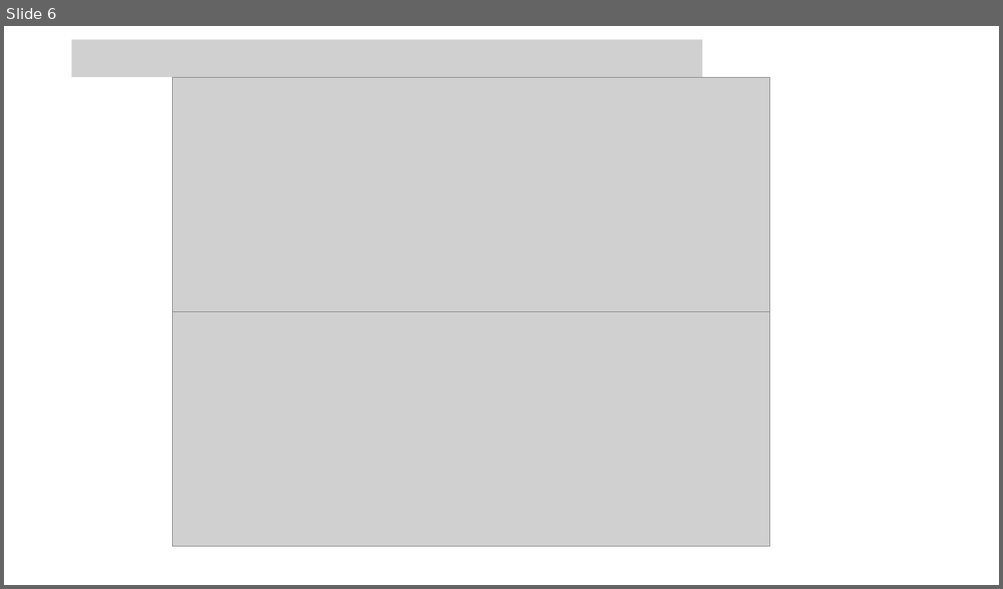
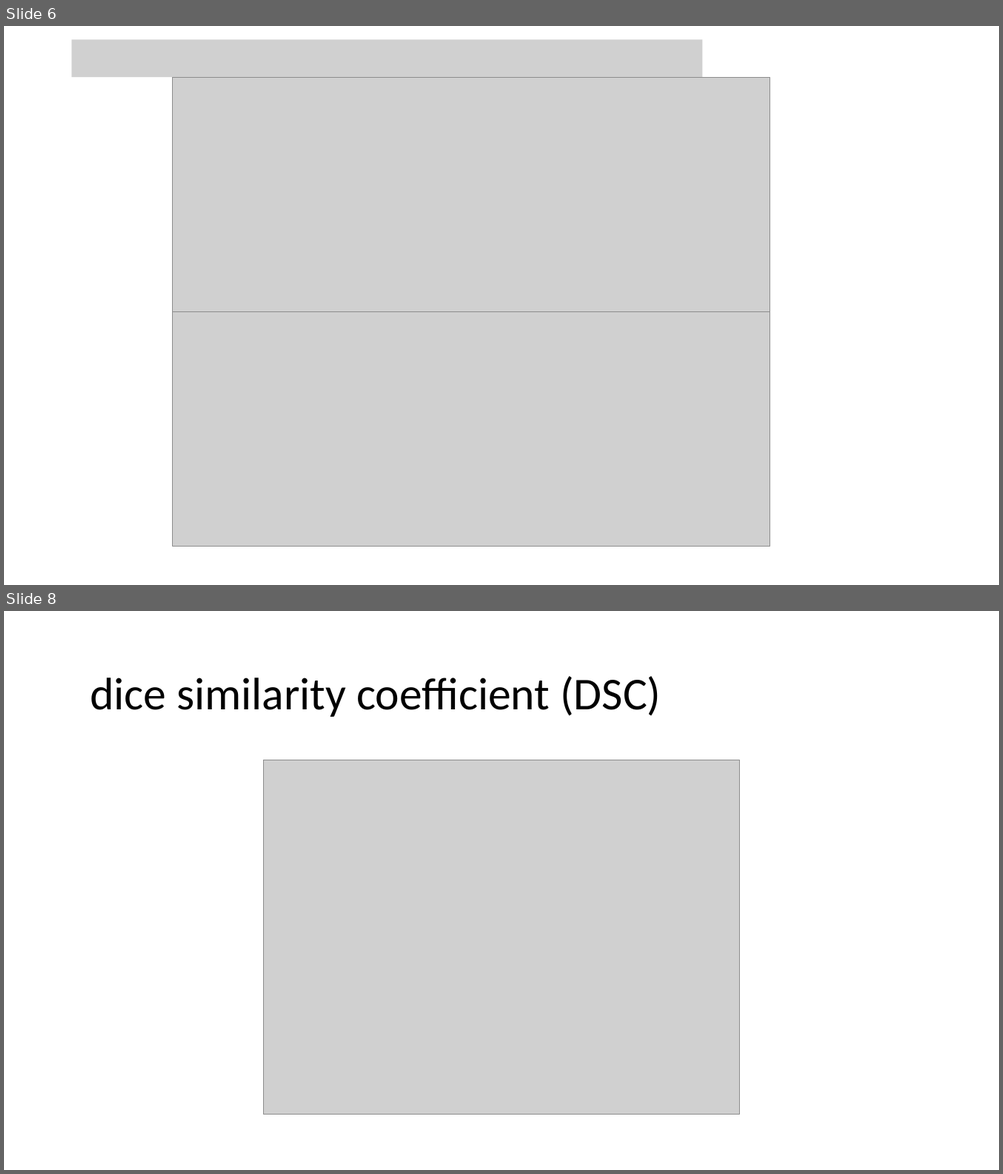
Before and after one commit to LukaiWang1998/mis_final_proj, a slide deck: presentation.pptx. Shown one above the other, each under a label of ours: slide 6 before the commit, slides 6 and 8 after it; the slides between them are not shown. The pictures are 1003x589 and 1003x1174 pixels, drawn with LibreOffice and Linux fonts; fonts in the diff are those of the drawing; grey boxes stand for pictures. Boxes give left, top, right and bottom in pixels: in the first picture for what was removed or moved away, otherwise in the second. Text is boxed around its words. In the diff, an @@ line names an element or a change of style, - is before the commit and + after.

```diff
--- a/presentation.pptx
+++ b/presentation.pptx
@@ slide 8 added at (4, 611, 999, 1170), background #FFFFFF @@
@@ title added at (90, 676, 660, 717), 44 pt, text #000000 @@
+dice similarity coefficient (DSC)
@@ picture added at (264, 760, 740, 1116) @@
```
Also in this commit, not shown: 2 other slides added.
